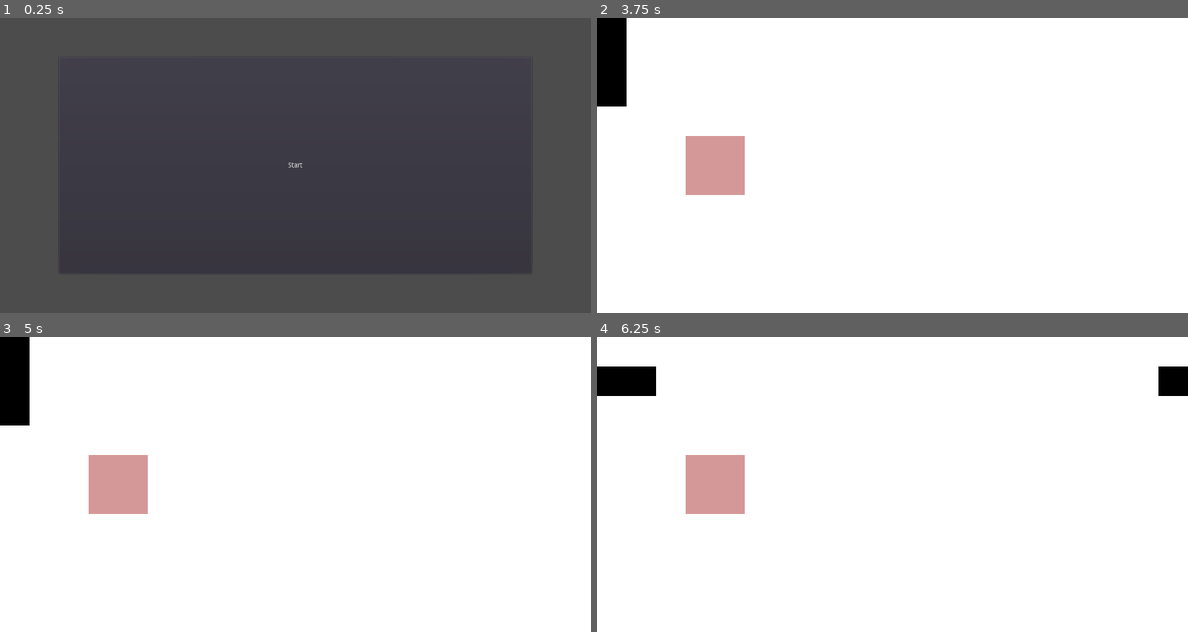
Above: before the commit, frames 1-4 (two rows, left to right).
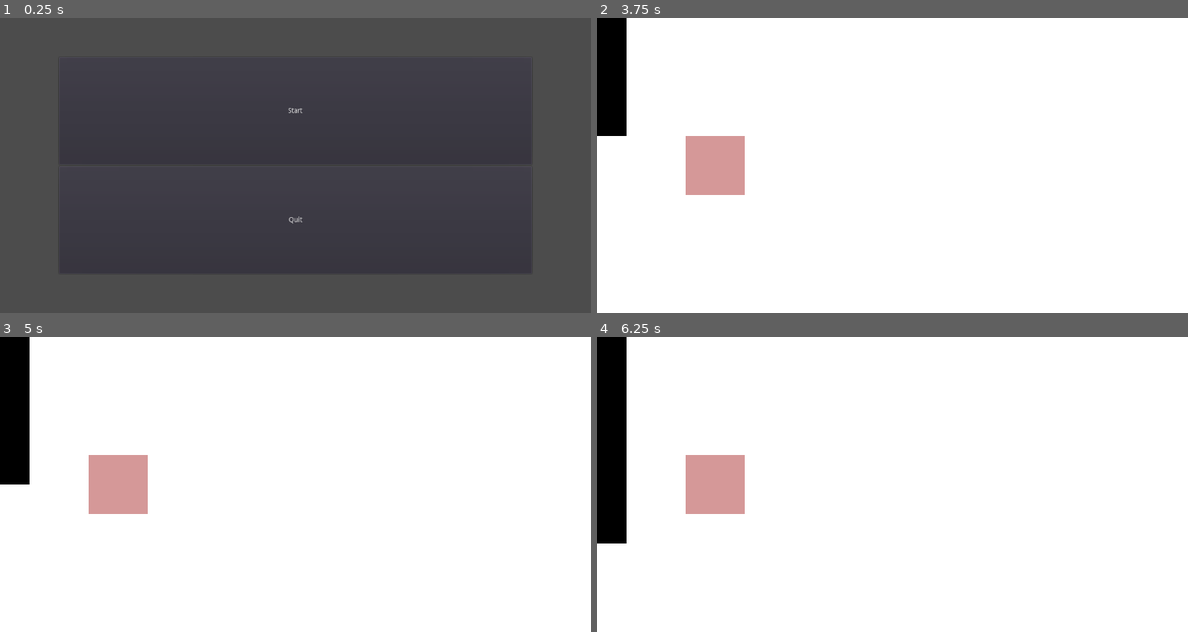
Above: after the commit, the same moments.

Repository: sisipun/SleepyCity
Game: Godot game, scene res://scenes/MainMenu.tscn
Same seed, same stepped clock (60 frames per second), same inputs: the game is played once before the commit and once after it.
Inputs (mouse positions are in pixels of both pictures, inside the frame that each line leads up to):
- Up to frame 1 (0.25 s): no input
- Up to frame 2 (3.75 s): click "Start" at 0.5 s; tap Enter at 1.25, 2.75 s; move the mouse to (608, 32) at 1.27 s; click (608, 32) at 1.42 s; tap Space at 2, 3.5 s; move the mouse to (608, 62) at 2.02 s; hold Left (ui_left) 2.03-2.78 s; click (608, 62) at 2.17 s; move the mouse to (608, 91) at 2.77 s; click (608, 91) at 2.92 s; move the mouse to (608, 121) at 3.52 s; click (608, 121) at 3.67 s
- Up to frame 3 (5 s): tap Enter at 4.25 s; move the mouse to (11, 469) at 4.27 s; hold Left (ui_left) from 4.28 s (still down); click (11, 469) at 4.42 s
- Up to frame 4 (6.25 s): keep holding Left (ui_left); tap Space at 5 s; move the mouse to (608, 499) at 5.02 s; click (608, 499) at 5.17 s; move the mouse to (608, 528) at 5.77 s; click (608, 528) at 5.92 s

The runs differ from the first frame. In frame 1, less than 0.1% of the frame differs, in the area x 48-52%, y 30-70%; in frame 2, 0.5%; in frame 3, 1.0%; in frame 4, 4.0%, in the area x 0-100%, y 0-70%.

Commit message:
Quit and level stage

Diff:
--- a/scenes/Level.tscn
+++ b/scenes/Level.tscn
@@ -6,6 +6,8 @@
 [node name="Level" type="Node2D"]
 script = ExtResource( 1 )
 CellScene = ExtResource( 2 )
+alive_max_count = 10
+step_count = 5
 
 [node name="StepTimer" type="Timer" parent="."]
 [connection signal="timeout" from="StepTimer" to="." method="_on_StepTimer_timeout"]
--- a/scenes/MainMenu.tscn
+++ b/scenes/MainMenu.tscn
@@ -17,8 +17,16 @@
 
 [node name="StartButton" type="Button" parent="Buttons"]
 margin_right = 960.0
-margin_bottom = 440.0
+margin_bottom = 218.0
 size_flags_horizontal = 3
 size_flags_vertical = 3
 text = "Start"
+
+[node name="QuitButton" type="Button" parent="Buttons"]
+margin_top = 222.0
+margin_right = 960.0
+margin_bottom = 440.0
+size_flags_vertical = 3
+text = "Quit"
 [connection signal="pressed" from="Buttons/StartButton" to="." method="_on_StartButton_pressed"]
+[connection signal="pressed" from="Buttons/QuitButton" to="." method="_on_QuitButton_pressed"]
--- a/scripts/Level.gd
+++ b/scripts/Level.gd
@@ -1,6 +1,11 @@
 extends Node2D
 
 class_name Level
+
+enum Stage {
+	USER_INPUT,
+	PREVIEW
+}
 
 export (PackedScene) var CellScene
 export var width = 20
@@ -11,14 +16,16 @@
 export var step_count = 1
 export var targets = [Vector2(4,4), Vector2(4,5), Vector2(3,4), Vector2(3,5)]
 
+var screen_size
+var stage = Stage.USER_INPUT
 var map = []
 var user_input_map = []
-var screen_size
 var step_number = 0
 var alive_count = 0
 
 func _ready():
 	screen_size = get_viewport_rect().size
+	stage = Stage.USER_INPUT
 	var cell_width = screen_size.x / width
 	var cell_height = screen_size.y / height
 	for i in range(width):
@@ -38,6 +45,7 @@
 
 func _process(delta):
 	if Input.is_action_just_pressed("ui_left") and alive_count == alive_max_count:
+		stage = Stage.PREVIEW
 		$StepTimer.start()
 
 func _on_StepTimer_timeout():
@@ -47,9 +55,13 @@
 		$StepTimer.stop()
 		step_number = 0
 		if not is_target_complete():
+			stage = Stage.USER_INPUT
 			reset_map()
 
 func _on_Cell_clicked(coord_x, coord_y):
+	if stage == Stage.PREVIEW:
+		return
+
 	var cell = map[coord_x][coord_y]
 	if not cell.is_alive() and alive_count < alive_max_count:
 		alive_count += 1
--- a/scripts/MainMenu.gd
+++ b/scripts/MainMenu.gd
@@ -3,3 +3,7 @@
 
 func _on_StartButton_pressed():
 	get_tree().change_scene("res://scenes/Level.tscn")
+
+
+func _on_QuitButton_pressed():
+	get_tree().quit()
